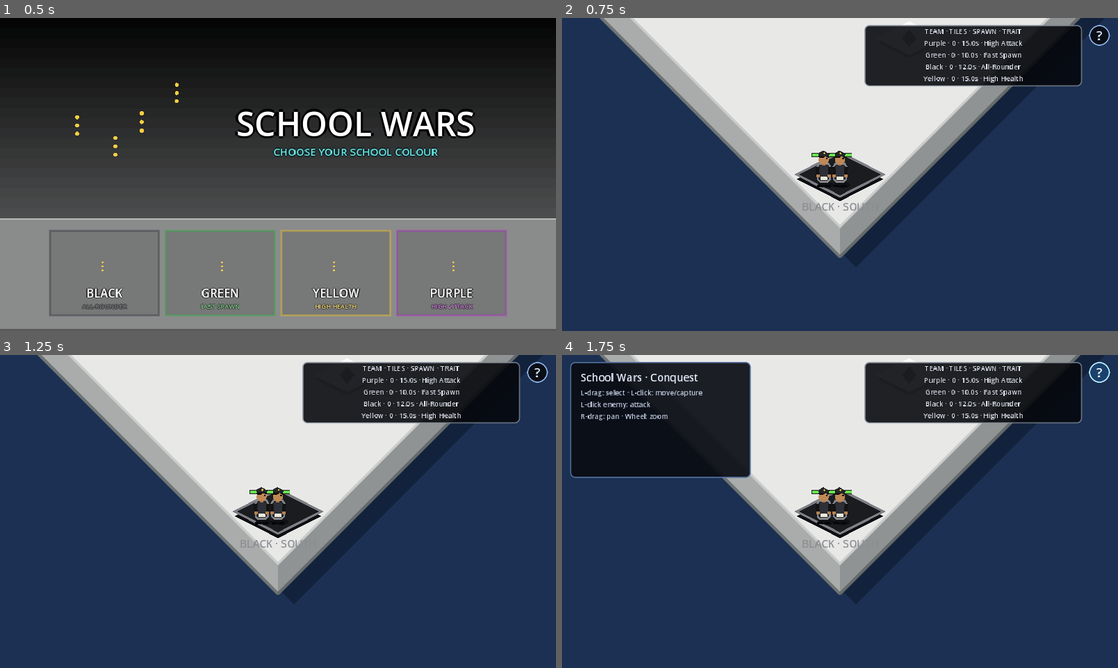
Above: before the commit, frames 1-4 (two rows, left to right).
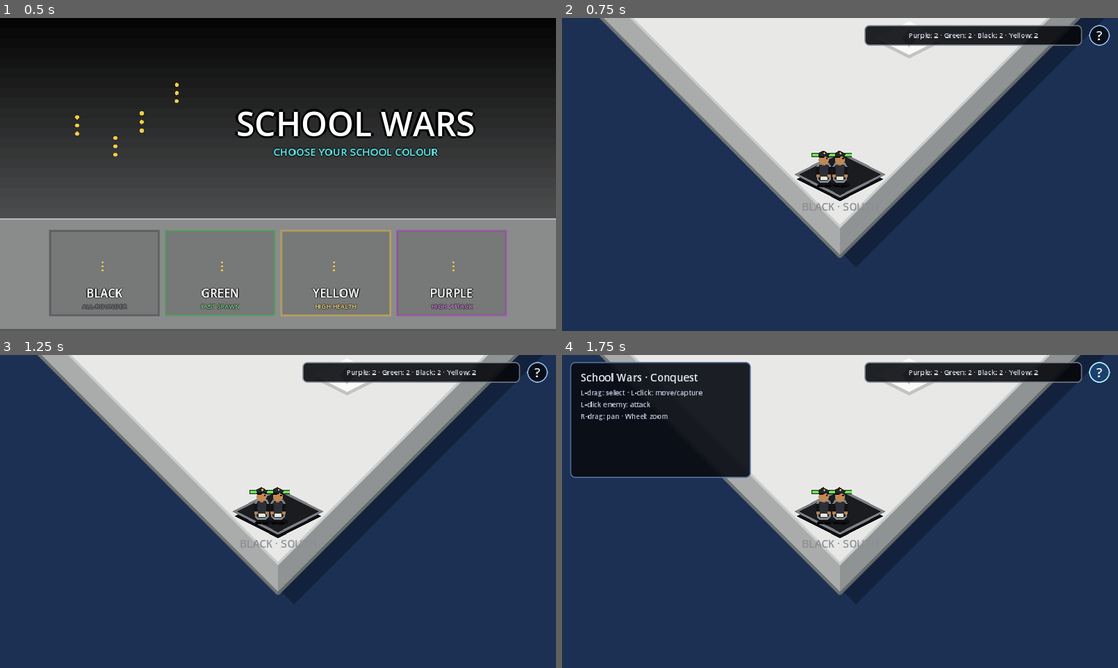
Above: after the commit, the same moments.

Repository: knigfty/school-wars
Game: Godot game, scene res://Scenes/main.tscn
Same seed, same stepped clock (60 frames per second), same inputs: the game is played once before the commit and once after it.
Inputs (mouse positions are in pixels of both pictures, inside the frame that each line leads up to):
- Up to frame 1 (0.5 s): no input
- Up to frame 2 (0.75 s): click (667, 274) at 0.5 s
- Up to frame 3 (1.25 s): no input
- Up to frame 4 (1.75 s): click "?" at 1.25 s

Frame 1 is identical in both runs. In frame 2, 5.6% of the frame differs, in the area x 54-94%, y 3-22%; in frame 3, 5.6%; in frame 4, 5.6%, in the area x 4-94%, y 3-22%.

Commit message:
feat: show only live unit counts

Diff:
--- a/Scripts/UI/team_status_label.gd
+++ b/Scripts/UI/team_status_label.gd
@@ -24,23 +24,18 @@
 		spawner_path
 	) as TeamReinforcementSpawner
 	if spawner == null:
-		text = "Territory status unavailable"
+		text = "Unit counts unavailable"
 		return
-	var lines: PackedStringArray = PackedStringArray(["TEAM · TILES · SPAWN · TRAIT"])
+	var entries: PackedStringArray = PackedStringArray()
 	for node: Node in get_tree().get_nodes_in_group(TeamSpawnPoint.SPAWN_POINT_GROUP):
 		var spawn_point: TeamSpawnPoint = node as TeamSpawnPoint
 		if spawn_point == null or spawn_point.team == null:
 			continue
 		var team_id: StringName = spawn_point.team.team_id
-		if spawner.is_team_eliminated(team_id):
-			lines.append("%s · ELIMINATED" % spawn_point.team.display_name)
-			continue
-		lines.append(
-			"%s · %d · %.1fs · %s" % [
+		entries.append(
+			"%s: %d" % [
 				spawn_point.team.display_name,
-				spawner.get_owned_territory_count(team_id),
-				spawner.get_spawn_interval(team_id),
-				spawn_point.team.trait_name,
+				spawner.get_student_count(team_id),
 			]
 		)
-	text = "\n".join(lines)
+	text = " · ".join(entries)
